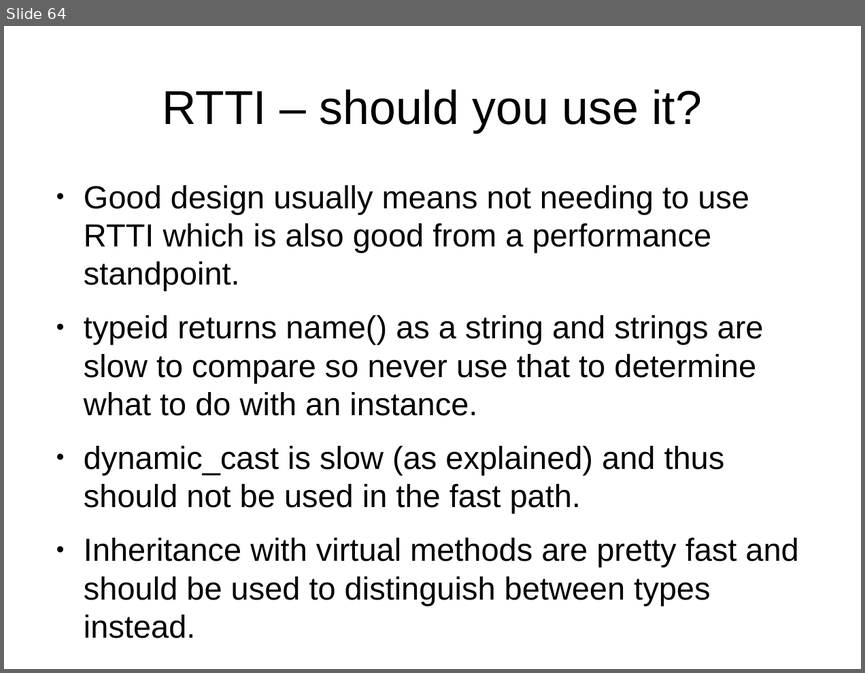
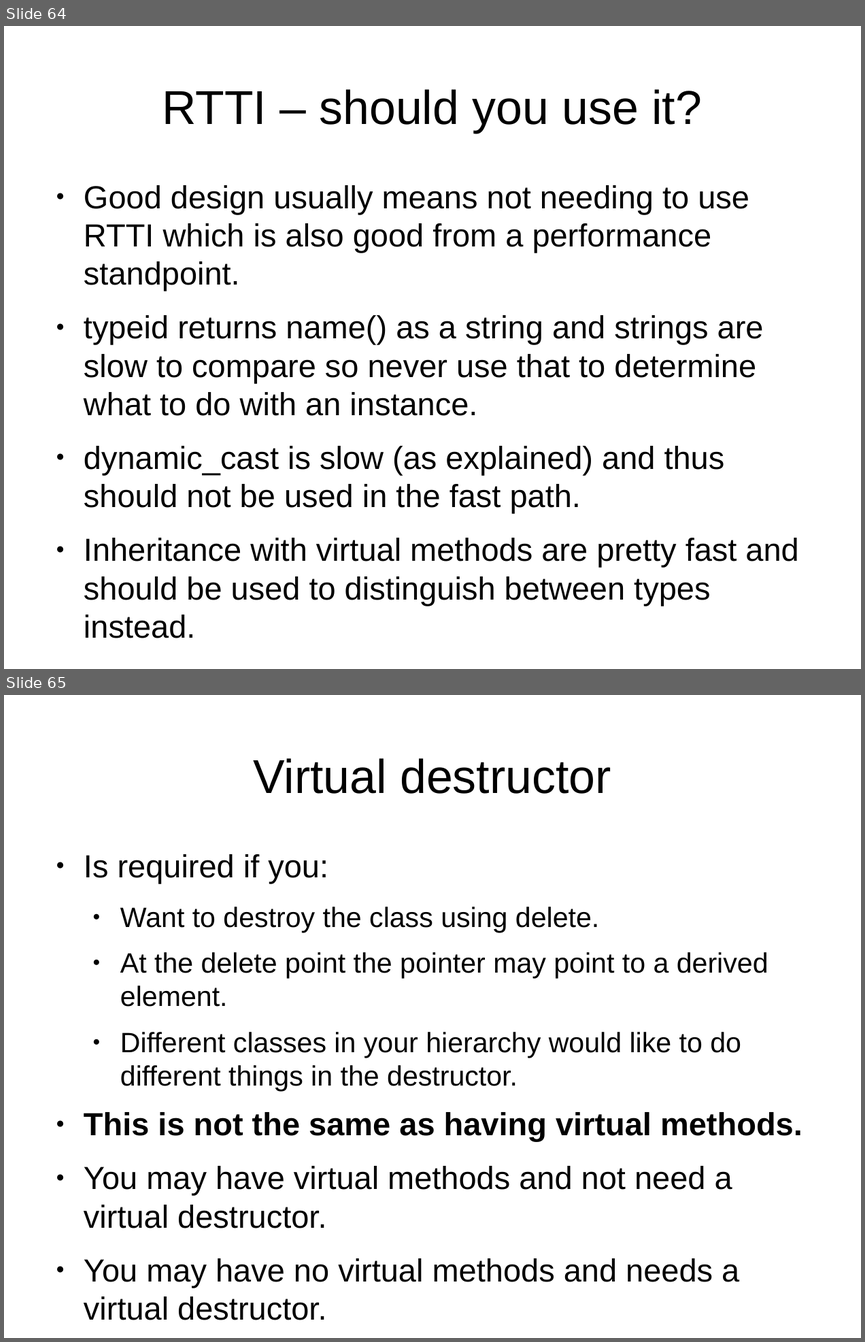
Before and after one commit to veltzer/demos, a slide deck: cpp/multi_core/effective_cplusplus.odp. Shown one above the other, each under a label of ours: slide 64 before the commit, slides 64 and 65 after it. The pictures are 865x673 and 865x1342 pixels, drawn with LibreOffice and Linux fonts; fonts in the diff are those of the drawing. Boxes give left, top, right and bottom in pixels: in the first picture for what was removed or moved away, otherwise in the second. Text is boxed around its words. In the diff, an @@ line names an element or a change of style, - is before the commit and + after.

```diff
--- a/cpp/multi_core/effective_cplusplus.odp
+++ b/cpp/multi_core/effective_cplusplus.odp
@@ slide 65 added at (4, 695, 861, 1338), background #FFFFFF @@
@@ title added at (253, 758, 611, 794), 44 pt, text #000000 @@
+Virtual destructor
@@ text added at (84, 854, 802, 1282), 29.6 pt, text #000000 @@
+● Is required if you:
+  ● Want to destroy the class using delete.
+  ● At the delete point the pointer may point to a derived element.
+  ● Different classes in your hierarchy would like to do different things in the destructor.
+● This is not the same as having virtual methods.
+● You may have virtual methods and not need a virtual destructor.
+● You may have no virtual methods and needs a virtual destructor.
+● You may have virtual methods and
```
Also in this commit, not shown: 12 other slides added, 1 other file.
